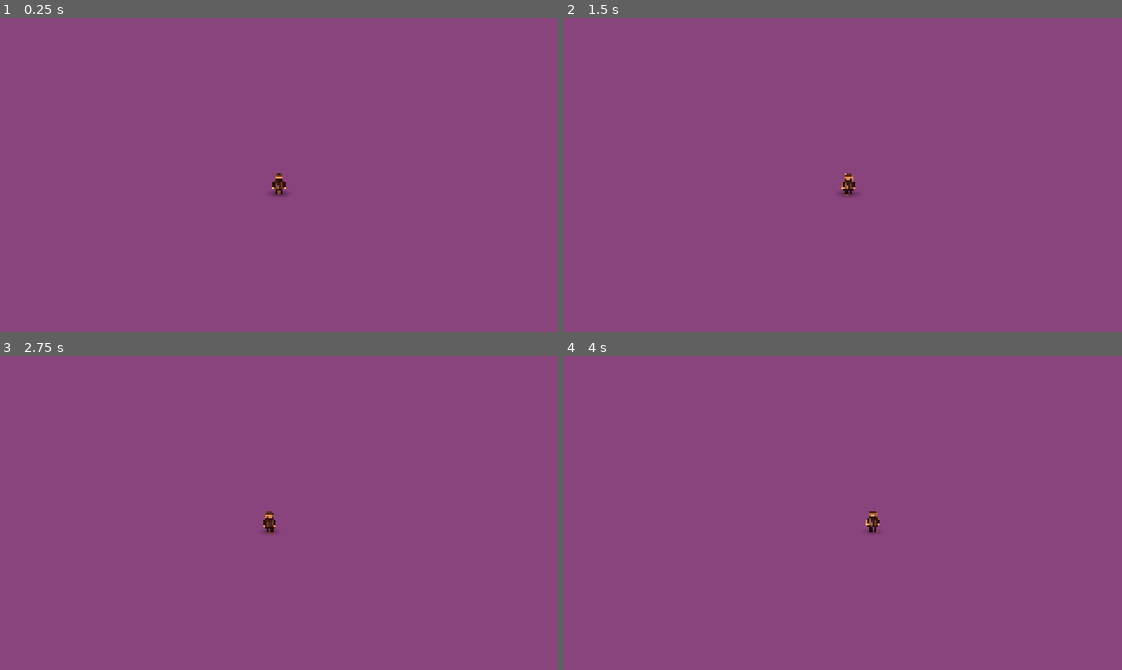
Above: before the commit, frames 1-4 (two rows, left to right).
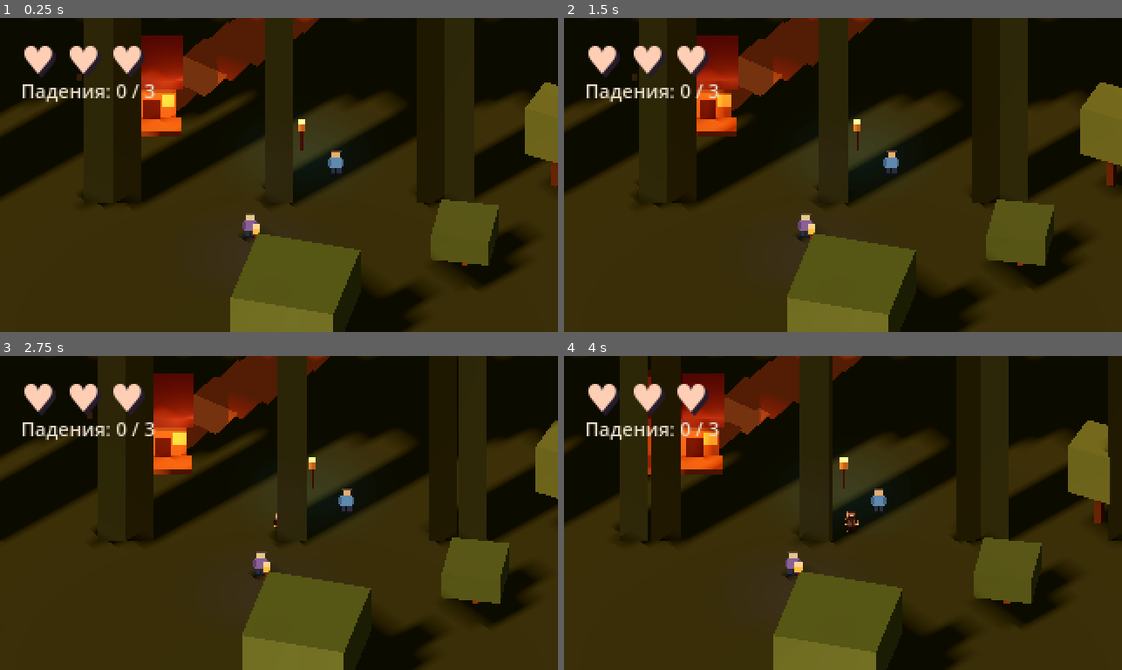
Above: after the commit, the same moments.

Repository: s1nnrockk/PIXELBOUND
Game: Godot game, scene res://scenes/test_lighting.tscn
Two runs of this game, one before a commit and one after it. Both use one fixed random seed, a clock stepped at 60 frames per second and the inputs below.
Inputs:
- Up to frame 1 (0.25 s): no input
- Up to frame 2 (1.5 s): tap Enter at 0.5 s; hold D 0.53-1.28 s; hold Ctrl 0.53-1.28 s; hold A from 1.28 s (still down); tap Shift at 1.35 s
- Up to frame 3 (2.75 s): release A at 2.03 s; hold D from 2.03 s (still down); hold Ctrl from 2.03 s (still down)
- Up to frame 4 (4 s): release Ctrl at 2.78 s; tap Shift at 2.85 s; release D at 3.53 s; hold A from 3.53 s (still down); hold Ctrl from 3.53 s (still down)

The runs differ from the first frame. In frame 1, 100% of the frame differs, in the area x 0-100%, y 0-100%; in frame 2, 100%; in frame 3, 100%; in frame 4, 100%.
Error before the commit: Parse Error: Cannot infer the type of "a" variable because the value doesn't have a set type. (res://scripts/forest_location.gd:214)

Commit message:
Fix typed waypoint vectors for Godot 4.3

Diff:
--- a/scripts/forest_location.gd
+++ b/scripts/forest_location.gd
@@ -211,13 +211,13 @@
 		Vector3(42.0, 0.0, -30.0)
 	]
 	for segment in range(waypoints.size() - 1):
-		var a := waypoints[segment]
-		var b := waypoints[segment + 1]
+		var a: Vector3 = waypoints[segment]
+		var b: Vector3 = waypoints[segment + 1]
 		var length := Vector2(b.x - a.x, b.z - a.z).length()
 		var steps := maxi(1, int(ceil(length / PATH_STEP)))
 		for step in range(steps):
 			var t := float(step) / float(steps)
-			var point := a.lerp(b, t)
+			var point: Vector3 = a.lerp(b, t)
 			var direction := Vector2(b.x - a.x, b.z - a.z).normalized()
 			var side := Vector2(-direction.y, direction.x)
 			point.x += side.x * sin(t * PI) * 1.4
